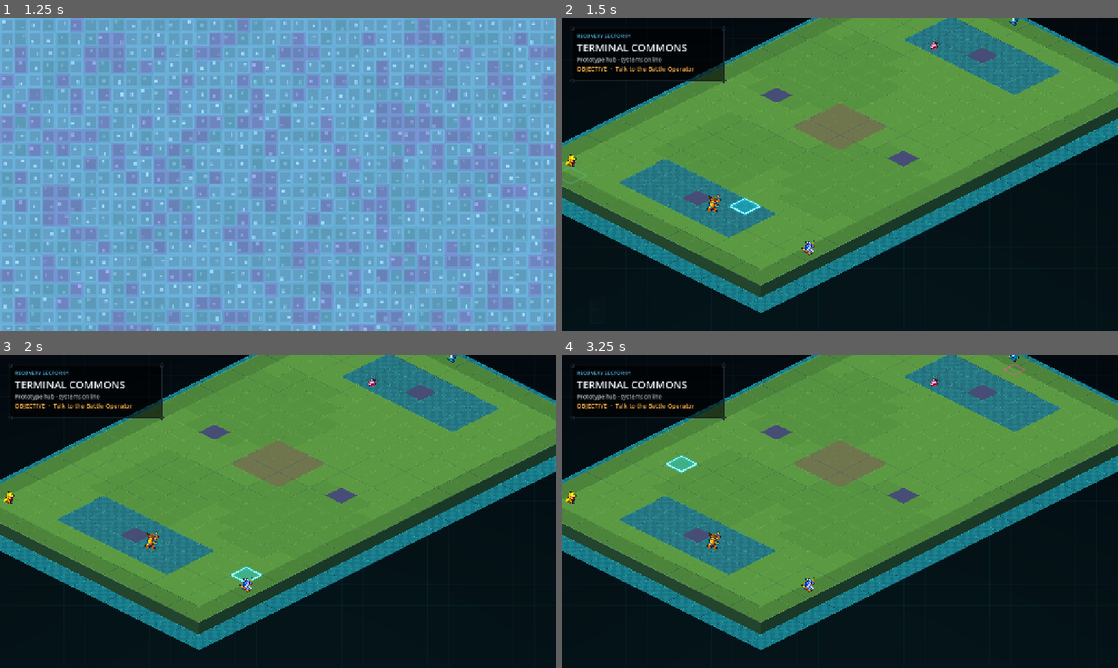
Above: before the commit, frames 1-4 (two rows, left to right).
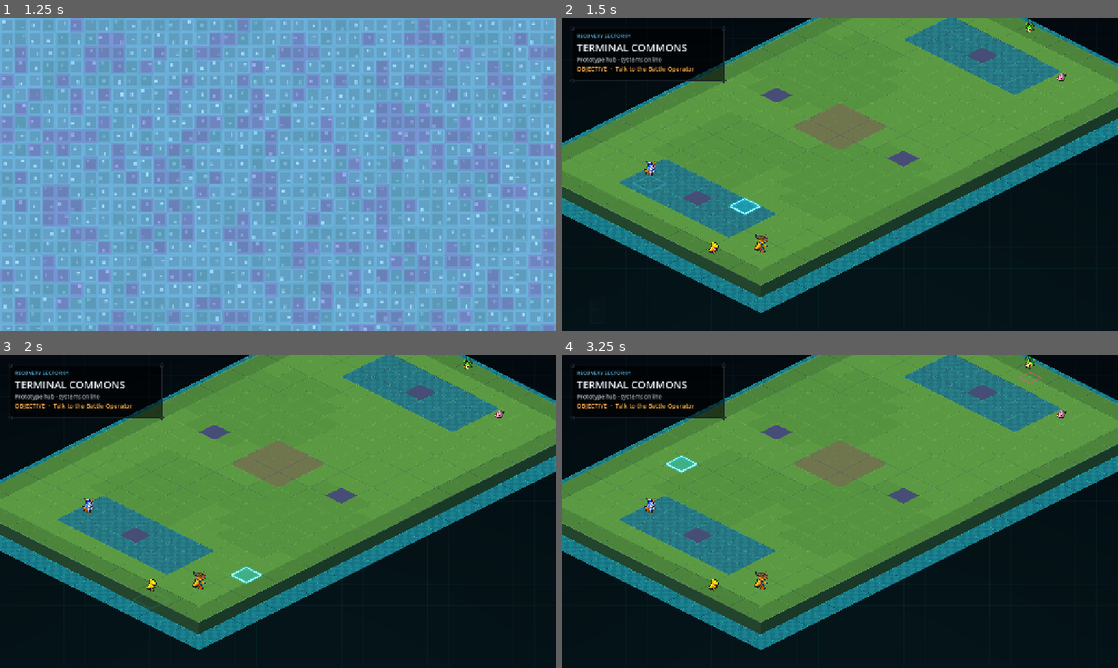
Above: after the commit, the same moments.

Repository: EwertonMendes/DigiGame
Game: Godot game, scene res://scenes/world/hub.tscn
Same seed, same stepped clock (60 frames per second), same inputs: the game is played once before the commit and once after it.
Inputs (mouse positions are in pixels of both pictures, inside the frame that each line leads up to):
- Up to frame 1 (1.25 s): tap Enter (ui_accept) at 0.5, 0.77 s; move the mouse to (400, 158) at 0.52 s; hold Right (ui_right) from 0.53 s (still down); tap Mouse wheel down (wheel_down) at 0.6 s; click (400, 158) at 0.67 s
- Up to frame 2 (1.5 s): release Right (ui_right) at 1.25 s; drag from (728, 190) to (812, 237) at 1.27 s
- Up to frame 3 (2 s): no input
- Up to frame 4 (3.25 s): move the mouse to (895, 442) at 2.02 s; hold Right (ui_right) 2.03-2.75 s; tap Backspace at 2.1 s; drag from (812, 574) to (673, 464) at 2.77 s

Frame 1 is identical in both runs. In frame 2, 0.6% of the frame differs, in the area x 0-91%, y 0-76%; in frame 3, 0.5%; in frame 4, 0.6%.
Error in both runs: Invalid assignment of property or key 'explosiveness_ratio' with value of type 'float' on a base object of type 'CPUParticles2D'. (res://src/battle/DigimonBatt…

Commit message:
perf(battle): spread Digimon prewarm across frames

Diff:
--- a/src/battle/PersistentCombatDigimonRuntimeController.gd
+++ b/src/battle/PersistentCombatDigimonRuntimeController.gd
@@ -1,4 +1,90 @@
 extends "res://src/battle/CombatDigimonRuntimeController.gd"
+
+var _transition_prepare_started := false
+var _transition_prepare_done := false
+var _transition_field: Node2D = null
+var _transition_player_candidates: Array[Vector2i] = []
+var _transition_enemy_candidates: Array[Vector2i] = []
+var _transition_party: Array[DigimonInstance] = []
+var _transition_player_index := 0
+var _transition_enemy_index := 0
+
+
+func begin_transition_preparation() -> void:
+	if _transition_prepare_started or _transition_prepare_done or _runtime_prepared:
+		return
+	_transition_prepare_started = true
+	_runtime_prepared = true
+	_encounter_rng.randomize()
+	_spawn_rng.randomize()
+
+	if not _database.load_default():
+		push_error("Could not initialize Digimon species database")
+		_runtime_prepared = false
+		_transition_prepare_started = false
+		return
+	_factory = FactoryScript.new(_database)
+
+	_transition_field = get_node_or_null("../Blocks") as Node2D
+	if _transition_field == null or not _transition_field.has_method("grid_to_world"):
+		# Isolated controller tests keep the inherited synchronous fallback.
+		_spawn_demo_rosters()
+		_transition_prepare_done = true
+		return
+
+	_transition_player_candidates = _spawn_zone_candidates(_transition_field, true)
+	_transition_enemy_candidates = _spawn_zone_candidates(_transition_field, false)
+	_shuffle_grids(_transition_player_candidates)
+	_shuffle_grids(_transition_enemy_candidates)
+	_transition_party = OverworldState.get_active_instances()
+	_transition_player_index = 0
+	_transition_enemy_index = 0
+
+
+func prepare_transition_chunk(max_actors: int = 1) -> bool:
+	if _transition_prepare_done:
+		return true
+	begin_transition_preparation()
+	if not _transition_prepare_started or not _runtime_prepared:
+		return false
+	if _transition_prepare_done:
+		return true
+
+	var budget := maxi(1, max_actors)
+	var processed := 0
+	while processed < budget and _transition_player_index < _transition_party.size():
+		var instance: DigimonInstance = _transition_party[_transition_player_index]
+		var actor := _spawn_instance_in_zone(instance, true, _transition_player_candidates, _transition_field)
+		_prepare_actor_for_intro(actor, _transition_field)
+		_transition_player_index += 1
+		processed += 1
+
+	while processed < budget and _transition_player_index >= _transition_party.size() and _transition_enemy_index < ENEMY_ENCOUNTER.size():
+		var descriptor: Dictionary = ENEMY_ENCOUNTER[_transition_enemy_index]
+		var species_name := String(descriptor.get("species", ""))
+		var min_level := int(descriptor.get("level_min", 1))
+		var max_level := maxi(min_level, int(descriptor.get("level_max", min_level)))
+		var level := _encounter_rng.randi_range(min_level, max_level)
+		var profile := String(descriptor.get("profile", "wild"))
+		var instance: DigimonInstance = _factory.create_enemy_by_name(species_name, level, profile)
+		var actor := _spawn_instance_in_zone(instance, false, _transition_enemy_candidates, _transition_field)
+		if actor != null:
+			actor.set_meta("encounter_profile", profile.to_lower())
+		_prepare_actor_for_intro(actor, _transition_field)
+		_transition_enemy_index += 1
+		processed += 1
+
+	if _transition_player_index >= _transition_party.size() and _transition_enemy_index >= ENEMY_ENCOUNTER.size():
+		orient_battle_actors_toward_opponents()
+		_transition_prepare_done = true
+		return true
+	return false
+
+
+func prepare_transition_offtree() -> void:
+	begin_transition_preparation()
+	while not prepare_transition_chunk(8):
+		pass
 
 
 func _spawn_demo_rosters() -> void:
